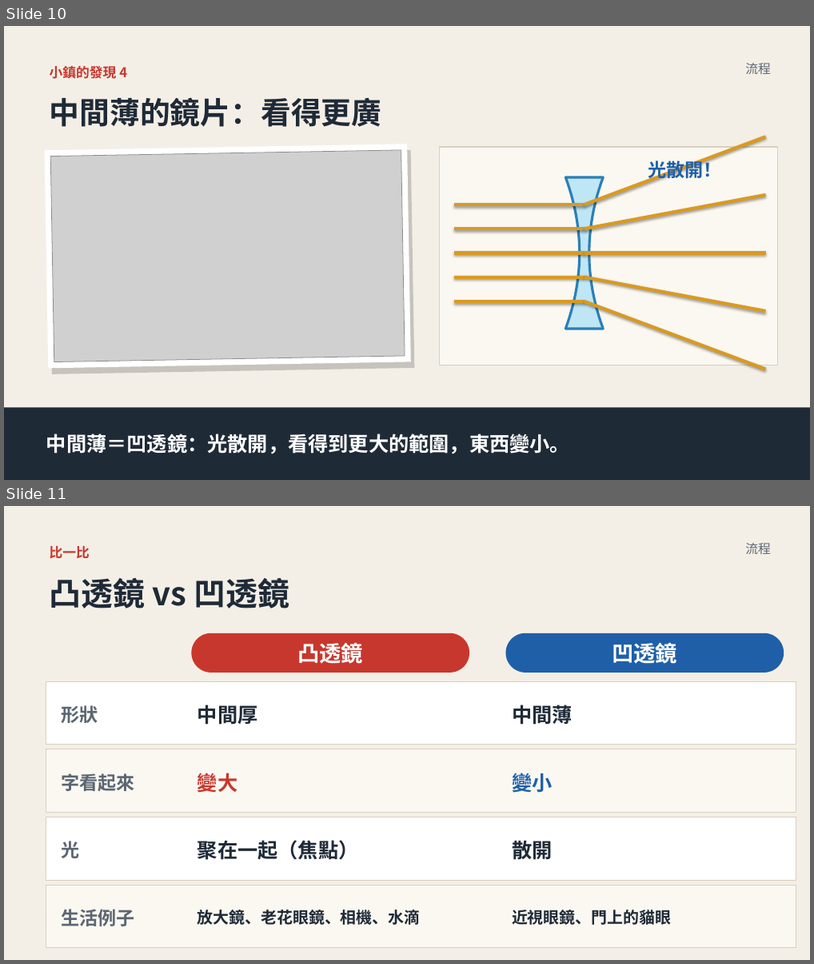
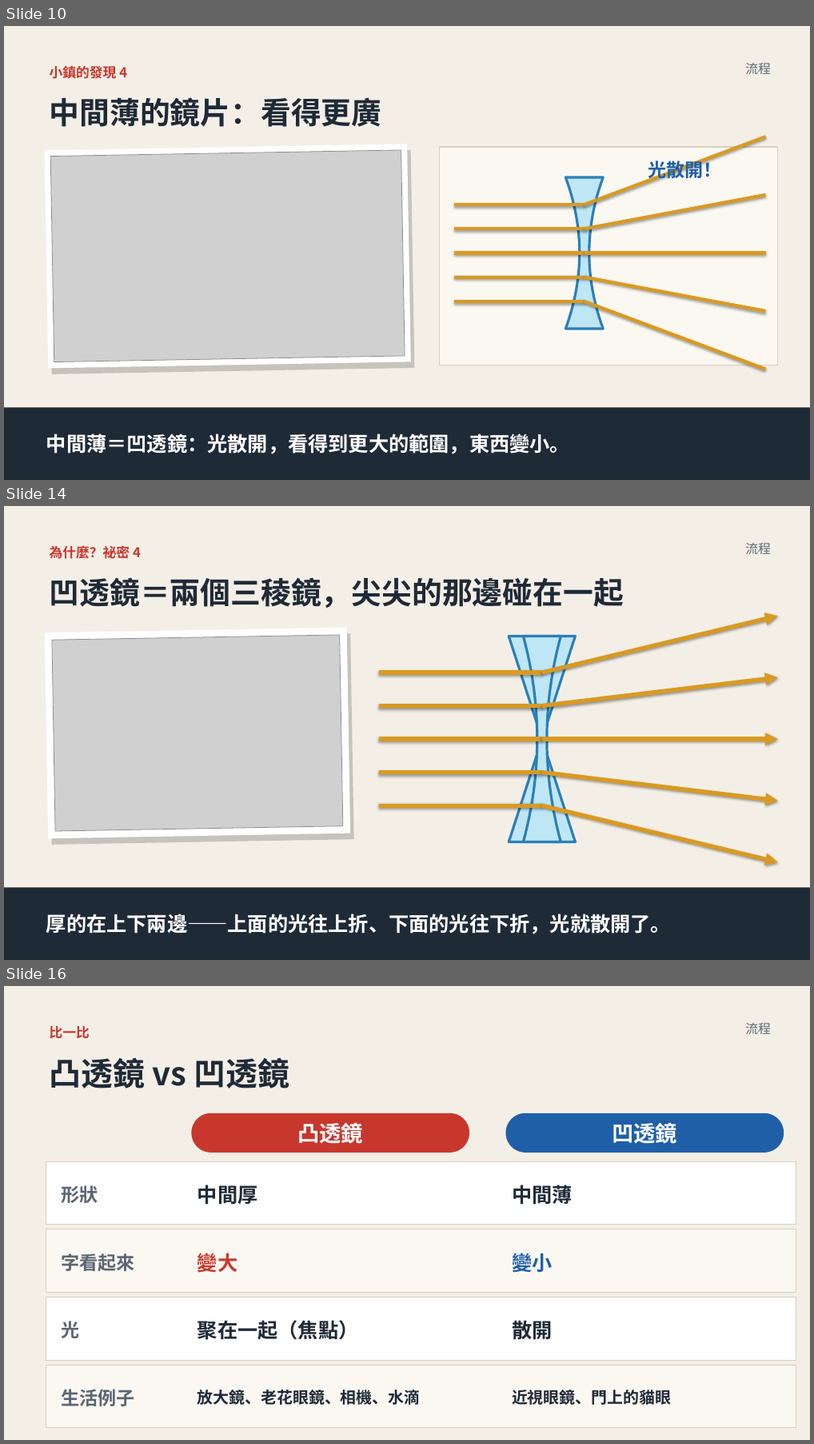
Before and after one commit to classtools1020/classtools1020.github.io, a slide deck: light-lens/files/L1-lens.pptx. Shown one above the other, each under a label of ours: slides 10 and 11 before the commit, slides 10, 14 and 16 after it; the slides between them are not shown. The pictures are 814x964 and 814x1444 pixels, drawn with LibreOffice and Linux fonts; fonts in the diff are those of the drawing; grey boxes stand for pictures. Boxes give left, top, right and bottom in pixels: in the first picture for what was removed or moved away, otherwise in the second. Text is boxed around its words. In the diff, an @@ line names an element or a change of style, - is before the commit and + after.

```diff
--- a/light-lens/files/L1-lens.pptx
+++ b/light-lens/files/L1-lens.pptx
@@ slide 14 added at [4,506,810,960], background #FFFFFF @@
@@ rectangle added at [4,506,810,960], fill #F4EFE6 @@
@@ text added at [50,545,141,559], 16 pt, text #C8372D, bold @@
+為什麼？祕密 4
@@ text added at [746,543,770,554], 15 pt, text #5B6673 @@
+流程
@@ text added at [50,577,624,608], 36 pt, text #1F2A37, bold @@
+凹透鏡＝兩個三稜鏡，尖尖的那邊碰在一起
@@ arrow added from (542, 672) to (778, 616), #D99A22 5 pt @@
@@ rectangle added at [45,628,350,838], fill #FFFFFF @@
@@ rectangle added at [48,633,354,844], fill #000000 at 18% opacity @@
@@ picture added at [52,635,343,831] @@
@@ freeform shape added at [509,636,576,739], fill #BFE6F5, outline #2A7FB8 3 pt @@
@@ freeform shape added at [524,636,561,842], fill #BFE6F5, outline #2A7FB8 3 pt @@
@@ line added from (379, 672) to (542, 672), #D99A22 5 pt @@
@@ arrow added from (542, 706) to (778, 677), #D99A22 5 pt @@
@@ line added from (379, 706) to (542, 706), #D99A22 5 pt @@
@@ line added from (379, 739) to (542, 739), #D99A22 5 pt @@
@@ freeform shape added at [509,739,576,842], fill #BFE6F5, outline #2A7FB8 3 pt @@
@@ arrow added from (542, 739) to (778, 739), #D99A22 5 pt @@
@@ line added from (379, 772) to (542, 772), #D99A22 5 pt @@
@@ arrow added from (542, 772) to (778, 800), #D99A22 5 pt @@
@@ line added from (379, 805) to (542, 805), #D99A22 5 pt @@
@@ arrow added from (542, 805) to (778, 862), #D99A22 5 pt @@
@@ rectangle added at [4,887,810,960], fill #1F2A37, 24 pt, text #FFFFFF, bold @@
+厚的在上下兩邊——上面的光往上折、下面的光往下折，光就散開了。
@@ what was slide 11 is now slide 16 @@
```
Also in this commit, not shown: 1 slide changed, 4 other slides added, 3 other files.
